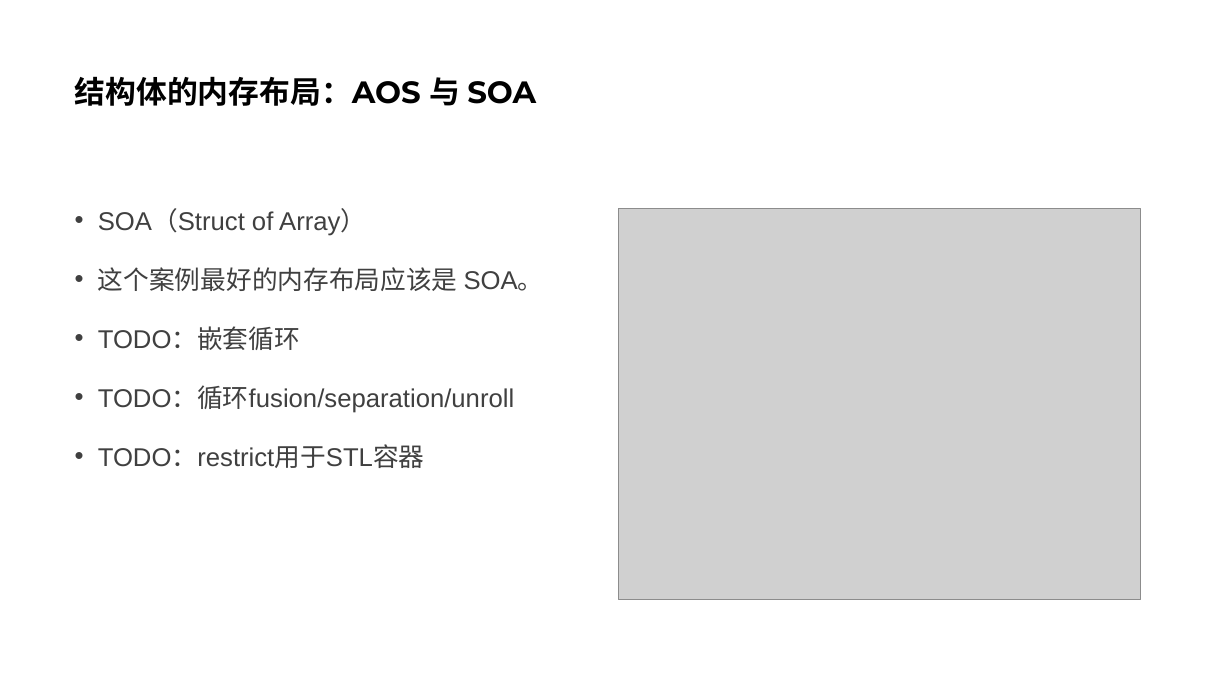
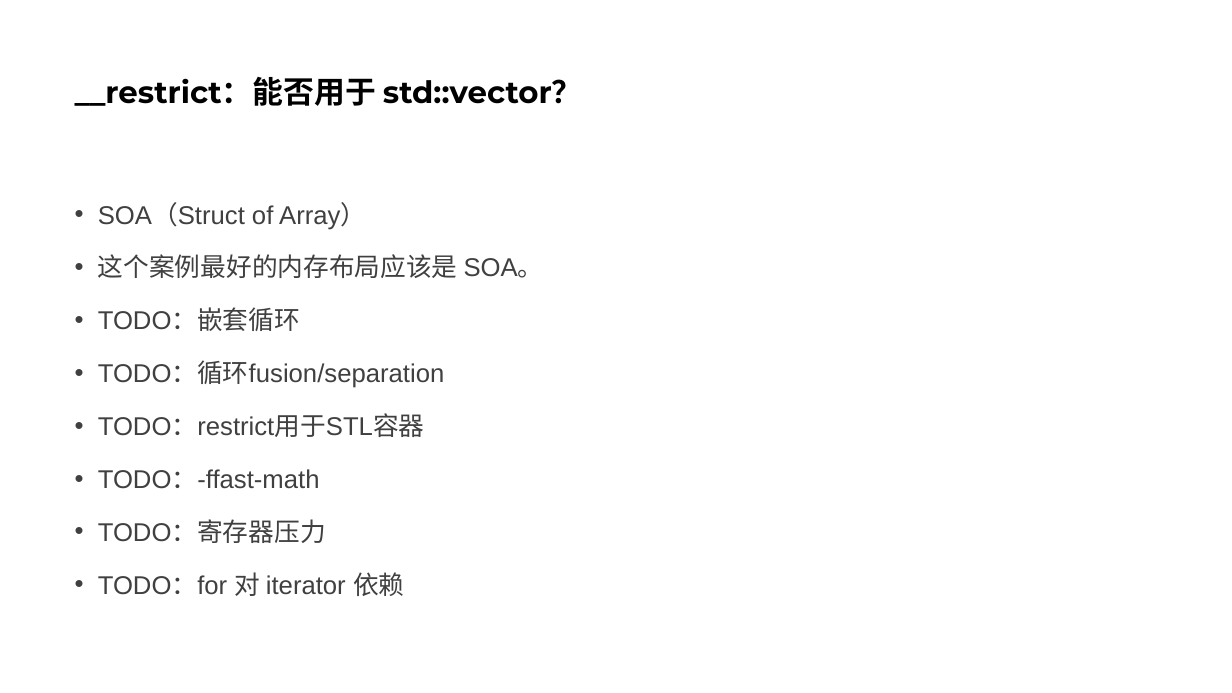
Before and after one commit to parallel101/course, a slide deck: slide 79 of 04/slides.pptx (slide 67 before the commit). Drawn at 1232x693 pixels with LibreOffice and Linux fonts; fonts in the diff are those of the drawing; grey boxes stand for pictures. Boxes give left, top, right and bottom in pixels: in the first picture for what was removed or moved away, otherwise in the second. Text is boxed around its words. In the diff, an @@ line names an element or a change of style, - is before the commit and + after.

```diff
--- a/04/slides.pptx
+++ b/04/slides.pptx
@@ title at (75,77,583,106): text changed @@
-结构体的内存布局：AOS 与 SOA
+__restrict：能否用于 std::vector？
@@ text at (98,203,544,437): line spacing 1.5 to 1.3 @@
@@ picture removed at (619,209,1141,600) @@
@@ text at (98,361,445,388): text changed @@
-• TODO：循环fusion/separation/unroll
+• TODO：循环fusion/separation
@@ text at (98,469,404,596): paragraphs added @@
+• TODO：-ffast-math
+• TODO：寄存器压力
+• TODO：for 对 iterator 依赖
```
Also in this commit, not shown: 12 slides added, 31 other files.
